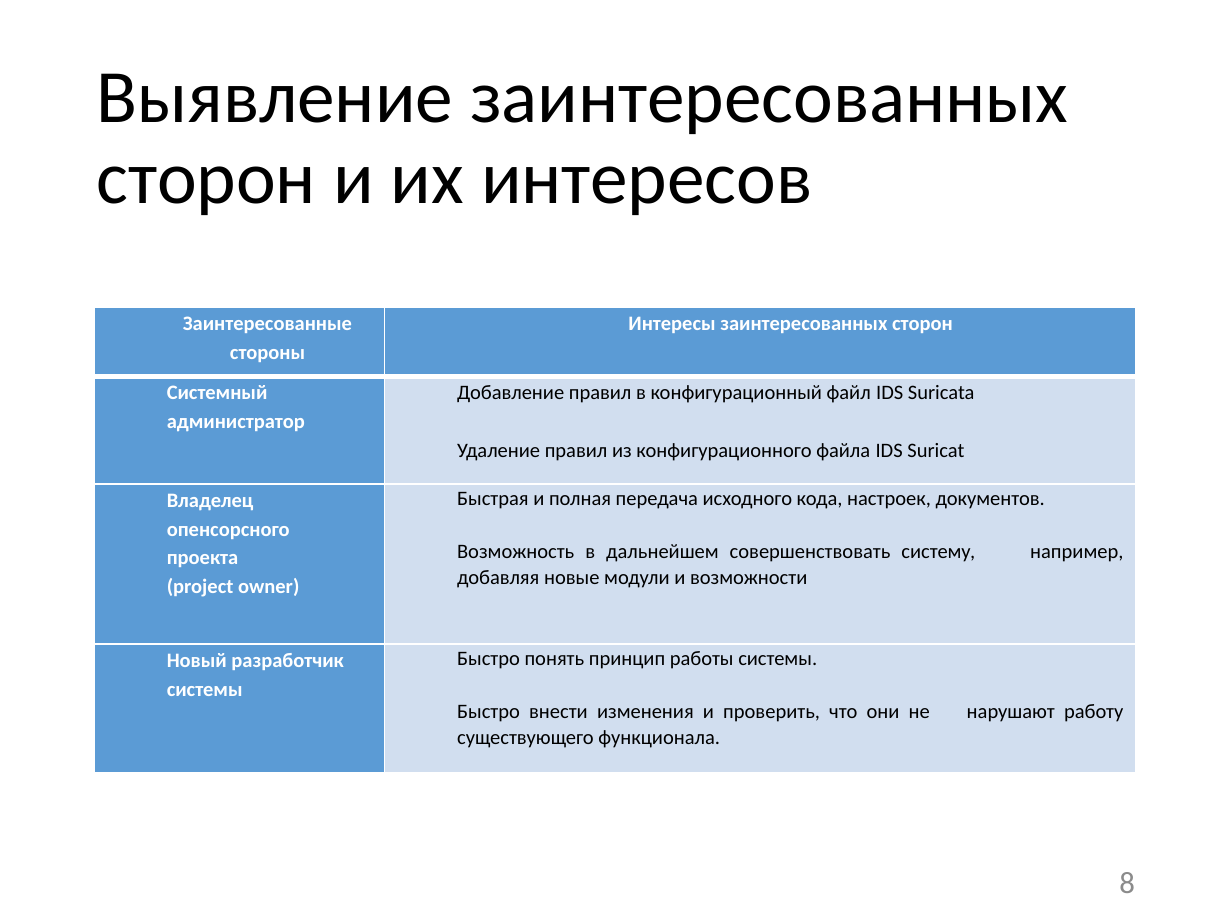
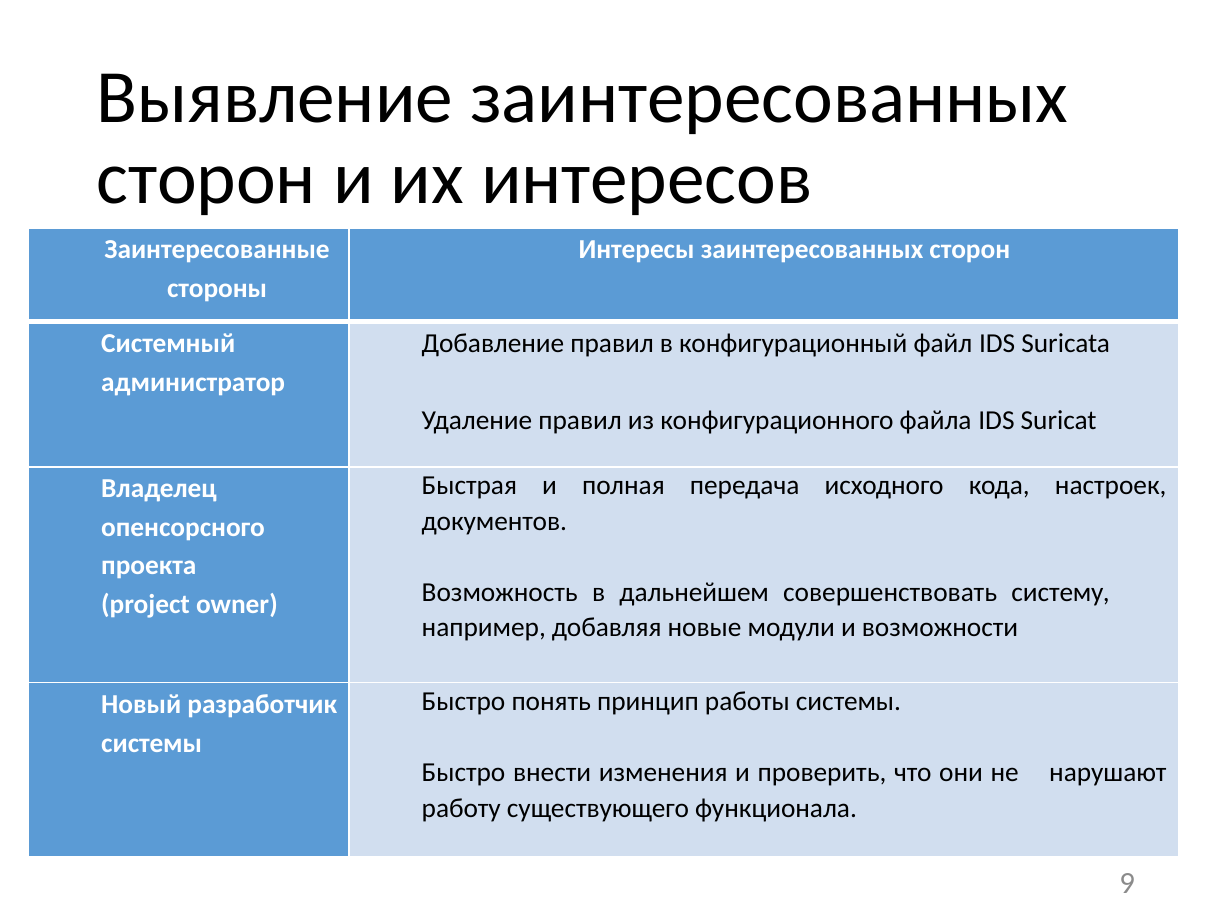
Before and after one commit to benhe119/SuricataSettingsManager, a slide deck: slide 9 of Презентация.pptx (slide 8 before the commit). Drawn at 1232x924 pixels with LibreOffice and Linux fonts; fonts in the diff are those of the drawing. Boxes give left, top, right and bottom in pixels: in the first picture for what was removed or moved away, otherwise in the second. Text is boxed around its words. In the diff, an @@ line names an element or a change of style, - is before the commit and + after.

```diff
--- a/Презентация.pptx
+++ b/Презентация.pptx
@@ table at (x1=28, y1=228, x2=1178, y2=856) @@
@@ size 12 to 16 pt @@
@@ table resized from (x1=94, y1=307, x2=1136, y2=772) to (x1=28, y1=228, x2=1178, y2=856) @@
@@ page number at (x1=1119, y1=873, x2=1135, y2=893): text changed @@
-8
+9
```
Also in this commit, not shown: 8 other slides changed, 1 slide added, 1 slide removed.
